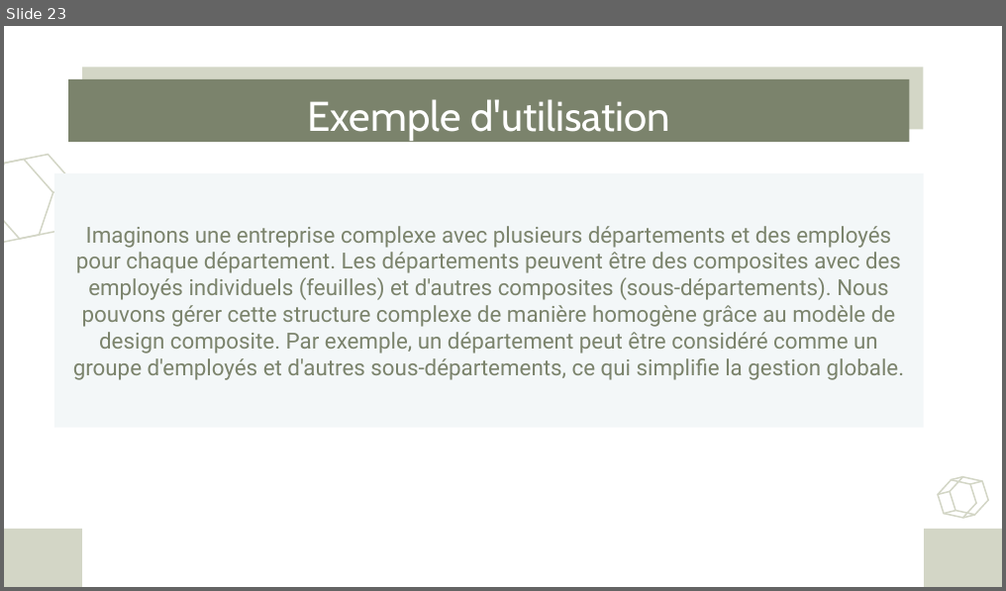
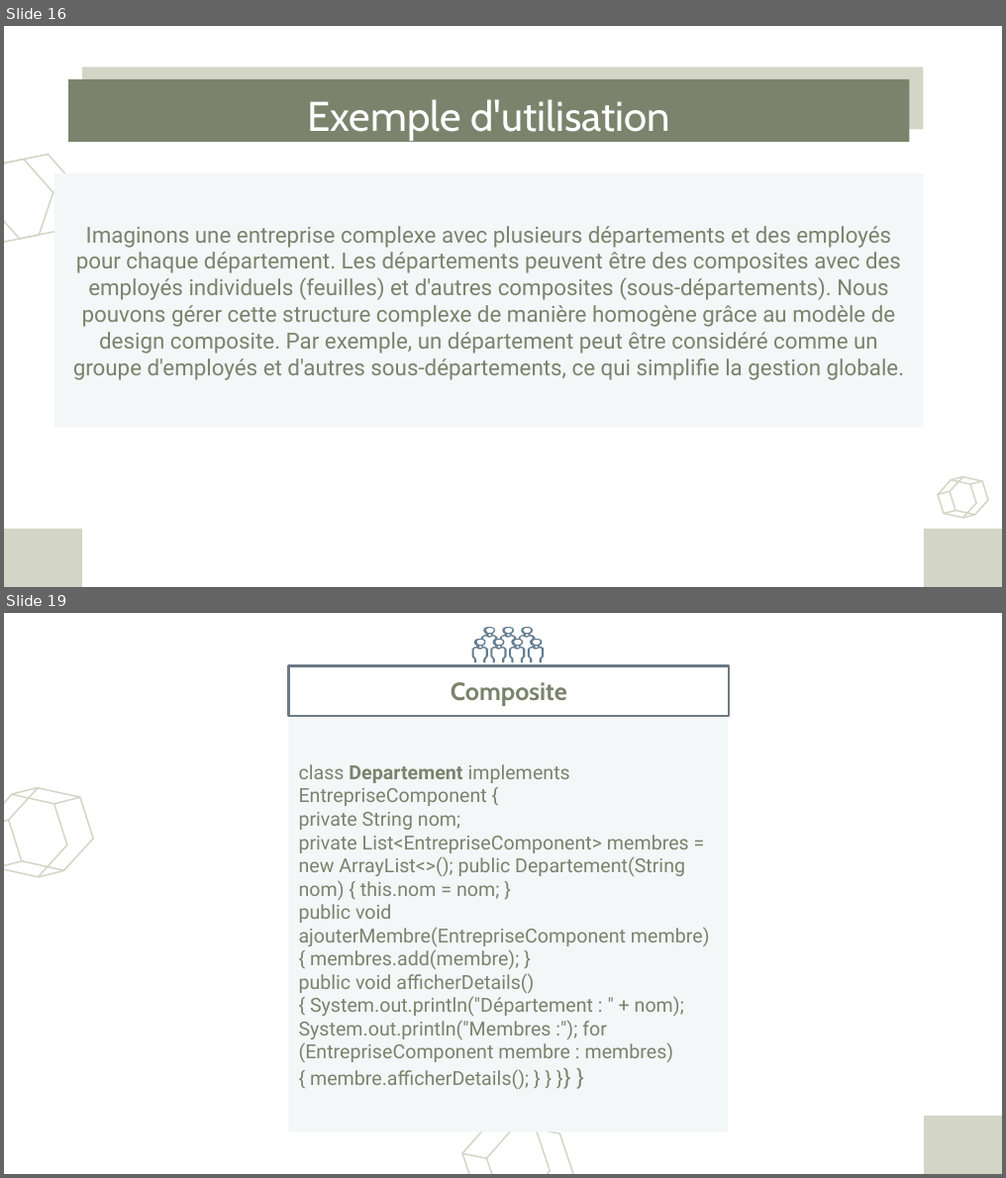
Before and after one commit to Abdelkarim-01/sdesign-pattern, a slide deck: DesignPatternsJEE1.pptx. Shown one above the other, each under a label of ours: slide 23 before the commit, slides 16 and 19 after it; the slides between them are not shown. The pictures are 1006x591 and 1006x1178 pixels, drawn with LibreOffice and Linux fonts; fonts in the diff are those of the drawing. Boxes give left, top, right and bottom in pixels: in the first picture for what was removed or moved away, otherwise in the second. Text is boxed around its words. In the diff, an @@ line names an element or a change of style, - is before the commit and + after.

```diff
--- a/DesignPatternsJEE1.pptx
+++ b/DesignPatternsJEE1.pptx
@@ slide 19 added at [4, 613, 1002, 1174], background #FFFFFF; not listed: 1 template element that a slide beside it also shows @@
@@ freeform shape added at [472, 627, 545, 663], fill #657E93 @@
@@ subtitle added at [288, 665, 729, 716], outline #6B7984 1.5 pt, 18 pt, text #7B836C, bold @@
+Composite
@@ subtitle added at [288, 718, 728, 1132], fill #F3F7F8, 14 pt, text #7B836C @@
+class Departement implements EntrepriseComponent {
+private String nom;
+private List<EntrepriseComponent> membres = new ArrayList<>(); public Departement(String nom) { this.nom = nom; }
+public void ajouterMembre(EntrepriseComponent membre)
+{ membres.add(membre); }
+public void afficherDetails() { System.out.println("Département : " + nom); System.out.println("Membres :"); for (EntrepriseComponent membre : membres) { membre.afficherDetails(); } } }} }
@@ group added at [4, 782, 102, 883]: 7 freeform shapes @@
@@ freeform shape added at [454, 1116, 556, 1174], outline #D3D6C6 1.07 pt @@
@@ freeform shape added at [479, 1121, 581, 1174], outline #D3D6C6 1.07 pt @@
@@ freeform shape added at [462, 1154, 487, 1158], outline #D3D6C6 1.07 pt @@
@@ what was slide 23 is now slide 16 @@
```
Also in this commit, not shown: 4 slides changed, 1 slide removed.
